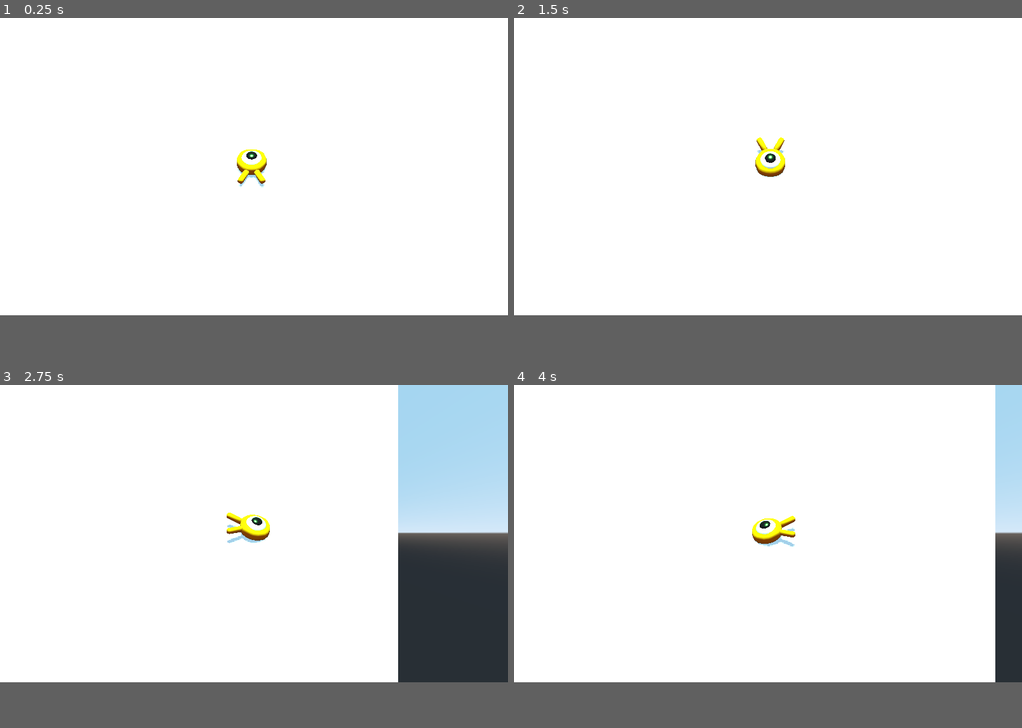
Above: before the commit, frames 1-4 (two rows, left to right).
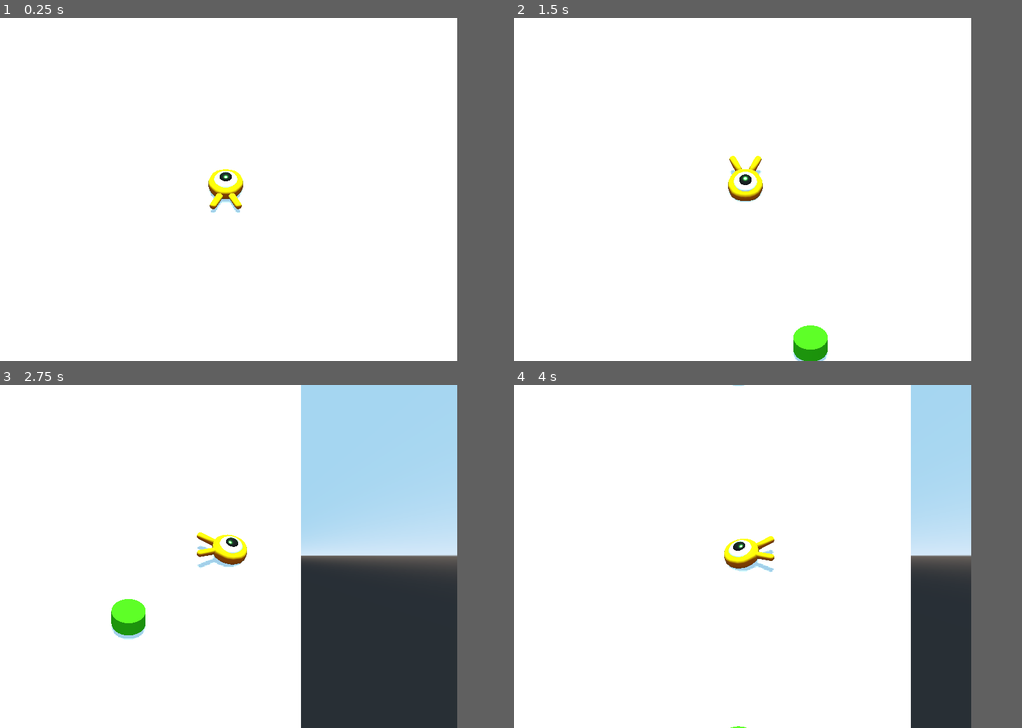
Above: after the commit, the same moments.

Repository: learnictnow/godot-examples
Game: Godot game, scene res://Main.tscn
Same seed, same stepped clock (60 frames per second), same inputs: the game is played once before the commit and once after it.
Inputs:
- Up to frame 1 (0.25 s): no input
- Up to frame 2 (1.5 s): tap Enter at 0.5 s; hold D (move_right) 0.53-1.28 s; tap Space at 1.25 s; hold S (move_back) from 1.28 s (still down)
- Up to frame 3 (2.75 s): release S (move_back) at 2.03 s; hold D (move_right) from 2.03 s (still down)
- Up to frame 4 (4 s): release D (move_right) at 2.78 s; hold W (move_forward) 2.78-3.53 s; hold A (move_left) from 3.53 s (still down)
In our replay, the window is 800x468 before the commit and 720x540 after it. These sizes can differ from the game's own. Grey fills any space a smaller window leaves; there, only what the larger window draws over its background counts as a difference.

The runs differ from the first frame. In frame 1, 0.9% of the frame differs, in the area x 41-53%, y 38-57%; in frame 2, 1.5%; in frame 3, 28%, in the area x 21-100%, y 0-100%; in frame 4, 17%.

Commit message:
Adding Mob and Path

Diff:
--- a/Godot Docs 3D Tutorial/Main.tscn
+++ b/Godot Docs 3D Tutorial/Main.tscn
@@ -7,6 +7,20 @@
 
 [sub_resource type="CubeMesh" id=2]
 size = Vector3( 60, 2, 90 )
+
+[sub_resource type="CylinderMesh" id=3]
+
+[sub_resource type="SpatialMaterial" id=4]
+albedo_color = Color( 0.239216, 0.964706, 0.0901961, 1 )
+
+[sub_resource type="SpatialMaterial" id=5]
+albedo_color = Color( 0.215686, 0.929412, 0.0666667, 1 )
+
+[sub_resource type="Curve3D" id=6]
+_data = {
+"points": PoolVector3Array( 0, 0, 0, 0, 0, 0, -14.4072, 0, -15.8148, 0, 0, 0, 0, 0, 0, 14.49, 0, -15.5664, 0, 0, 0, 0, 0, 0, 14.3658, 0, 16.1046, 0, 0, 0, 0, 0, 0, -14.49, 0, 15.7734, 0, 0, 0, 0, 0, 0, -14.4072, 0, -15.8148 ),
+"tilts": PoolRealArray( 0, 0, 0, 0, 0 )
+}
 
 [node name="Main" type="Node"]
 
@@ -17,6 +31,7 @@
 shape = SubResource( 1 )
 
 [node name="MeshInstance" type="MeshInstance" parent="Ground"]
+transform = Transform( 1, 0, 0, 0, 1, 0, 0, 0, 1, -5.47469, 0, 0 )
 mesh = SubResource( 2 )
 
 [node name="DirectionalLight" type="DirectionalLight" parent="."]
@@ -34,3 +49,31 @@
 transform = Transform( 1, 0, 0, 0, 1, 0, 0, 0, 1, 0, 0, 15 )
 projection = 1
 size = 20.0
+
+[node name="Cylinders" type="Spatial" parent="."]
+
+[node name="MeshInstance" type="MeshInstance" parent="Cylinders"]
+transform = Transform( 1, 0, 0, 0, 1, 0, 0, 0, 1, -14.3098, 0, -15.7139 )
+mesh = SubResource( 3 )
+material/0 = SubResource( 4 )
+
+[node name="MeshInstance2" type="MeshInstance" parent="Cylinders"]
+transform = Transform( 1, 0, 0, 0, 1, 0, 0, 0, 1, -14.3098, 0, 15.6673 )
+mesh = SubResource( 3 )
+material/0 = SubResource( 4 )
+
+[node name="MeshInstance3" type="MeshInstance" parent="Cylinders"]
+transform = Transform( 1, 0, 0, 0, 1, 0, 0, 0, 1, 14.4632, 0, -15.2999 )
+mesh = SubResource( 3 )
+material/0 = SubResource( 5 )
+
+[node name="MeshInstance4" type="MeshInstance" parent="Cylinders"]
+transform = Transform( 1, 0, 0, 0, 1, 0, 0, 0, 1, 14.4632, 0, 16.0813 )
+mesh = SubResource( 3 )
+material/0 = SubResource( 5 )
+
+[node name="SpawnPath" type="Path" parent="."]
+curve = SubResource( 6 )
+
+[node name="SpawnLocation" type="PathFollow" parent="SpawnPath"]
+transform = Transform( 1, 0, 0, 0, 1, 0, 0, 0, 1, -14.4072, 0, -15.8148 )
--- a/Godot Docs 3D Tutorial/project.godot
+++ b/Godot Docs 3D Tutorial/project.godot
@@ -21,6 +21,11 @@
 tutorial in the official documentation."
 run/main_scene="res://Main.tscn"
 config/icon="res://icon.png"
+
+[display]
+
+window/size/width=720
+window/size/height=540
 
 [gui]
 
--- /dev/null
+++ b/Godot Docs 3D Tutorial/scenes/Mob.tscn
@@ -0,0 +1,24 @@
+[gd_scene load_steps=4 format=2]
+
+[ext_resource path="res://art/mob.glb" type="PackedScene" id=1]
+[ext_resource path="res://scripts/Mob.gd" type="Script" id=2]
+
+[sub_resource type="BoxShape" id=1]
+extents = Vector3( 1, 0.625238, 1.03613 )
+
+[node name="Mob" type="KinematicBody"]
+script = ExtResource( 2 )
+
+[node name="Pivot" type="Spatial" parent="."]
+
+[node name="Character" parent="Pivot" instance=ExtResource( 1 )]
+
+[node name="CollisionShape" type="CollisionShape" parent="."]
+transform = Transform( 1, 0, 0, 0, 1, 0, 0, 0, 1, 0, 0.334851, -0.0426514 )
+shape = SubResource( 1 )
+
+[node name="VisibilityNotifier" type="VisibilityNotifier" parent="."]
+transform = Transform( 1, 0, 0, 0, 1, 0, 0, 0, 1, 0, 0, 0.242615 )
+aabb = AABB( -1.18141, -1, -1.79676, 2.36281, 2, 3.59351 )
+
+[connection signal="screen_exited" from="VisibilityNotifier" to="." method="_on_VisibilityNotifier_screen_exited"]
--- /dev/null
+++ b/Godot Docs 3D Tutorial/scripts/Mob.gd
@@ -0,0 +1,36 @@
+extends KinematicBody
+
+
+# Declare member variables here. Examples:
+# var a = 2
+# var b = "text"
+export var min_speed = 10
+
+export var max_speed = 18
+
+var velocity = Vector3.ZERO
+
+func initialize(start_position, player_position):
+	look_at_from_position(start_position, player_position, Vector3.UP)
+	rotate_y((rand_range(-PI / 4, PI / 4)))
+
+	var random_speed = rand_range(min_speed, max_speed)
+
+	velocity = Vector3.FORWARD * random_speed
+
+	velocity = velocity.rotated(Vector3.UP, rotation.y)
+
+# Called when the node enters the scene tree for the first time.
+func _ready():
+	pass # Replace with function body.
+
+
+# Called every frame. 'delta' is the elapsed time since the previous frame.
+#func _process(delta):
+#	pass
+func _physics_process(_delta):
+	move_and_slide(velocity)
+
+
+func _on_VisibilityNotifier_screen_exited():
+	queue_free()
Not shown: 1 places in Godot Docs 3D Tutorial/Main.tscn that only renumber resources
Not shown, changed: Godot Docs 3D Tutorial/art/mob.glb.import
Not shown, changed: Godot Docs 3D Tutorial/art/player.glb.import
Not shown, changed: Godot Docs 3D Tutorial/icon.png.import
